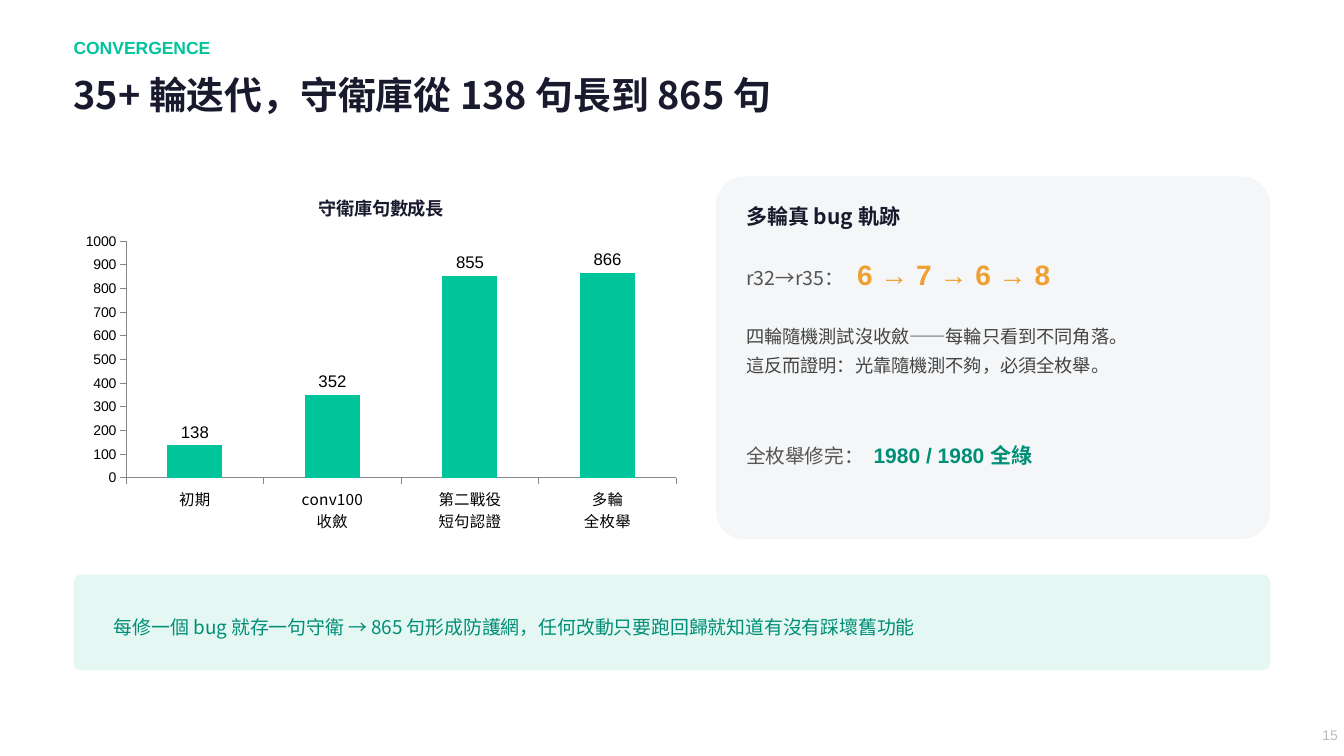
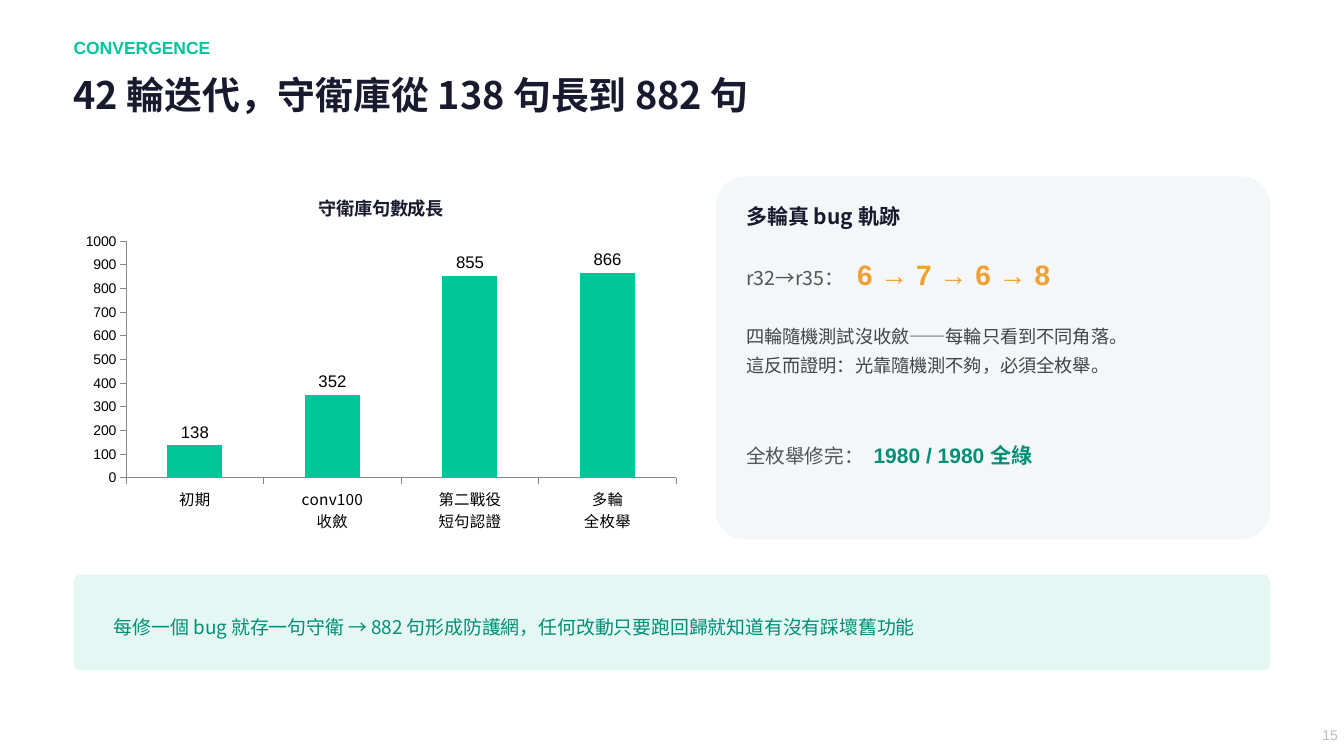
Before and after one commit to chunyen627-afk/warehouse-v2-agent, a slide deck: slide 15 of 倉管Agent_專案簡報.pptx. Drawn at 1344x756 pixels with LibreOffice and Linux fonts; fonts in the diff are those of the drawing. Boxes give left, top, right and bottom in pixels: in the first picture for what was removed or moved away, otherwise in the second. Text is boxed around its words. In the diff, an @@ line names an element or a change of style, - is before the commit and + after.

```diff
--- a/倉管Agent_專案簡報.pptx
+++ b/倉管Agent_專案簡報.pptx
@@ text at [74, 76, 749, 114]: text changed @@
-35+ 輪迭代，守衛庫從 138 句長到 865 句
+42 輪迭代，守衛庫從 138 句長到 882 句
@@ text at [114, 618, 915, 639]: text changed @@
-每修一個 bug 就存一句守衛 → 865 句形成防護網，任何改動只要跑回歸就知道有沒有踩壞舊功能
+每修一個 bug 就存一句守衛 → 882 句形成防護網，任何改動只要跑回歸就知道有沒有踩壞舊功能
```
Also in this commit, not shown: 2 other slides changed, 1 other file.
